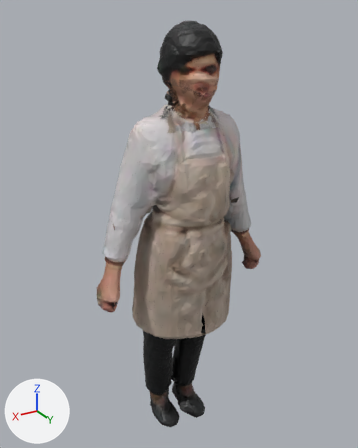
Renders of the glTF model public/models/ma/nhanvat/tp-019.glb from each side of a commit.
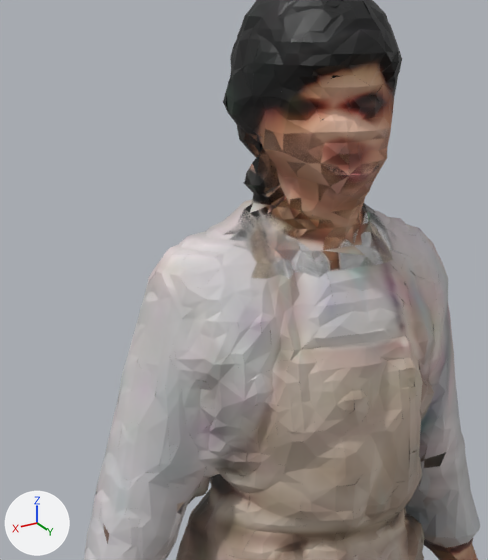
The first picture shows the older version from a 50 mm lens placed at (0.869, 1.415, 1.648), pointed at (-0.01, -0.05, 0.916). The close-ups show the older and then the newer version on the part from 21% to 71% of the width and 7% to 53% of the height of that picture. Only the edits that show in the close-ups are written down. The axes (+X, +Y, +Z) are drawn at lower left. The lights are the same throughout. Vertices at exactly the same position are counted once.

The older version as bpy lines, for what is in view:
```python
me_body = bpy.data.meshes.new('Body')
me_body.from_pydata(...)  # 11679 vertices, 15204 faces; spans x -0.35..0.35, y -0.17..0.17, z 0.0..1.62
# faces by material slot: [14866, 338]
me_body.materials.append(mat_body)  # picture img_texture
me_body.materials.append(mat_face)  # picture img_face
ob_body = bpy.data.objects.new('Body', me_body)
ob_body.location = (0.0, 0.0, 0.0)
```
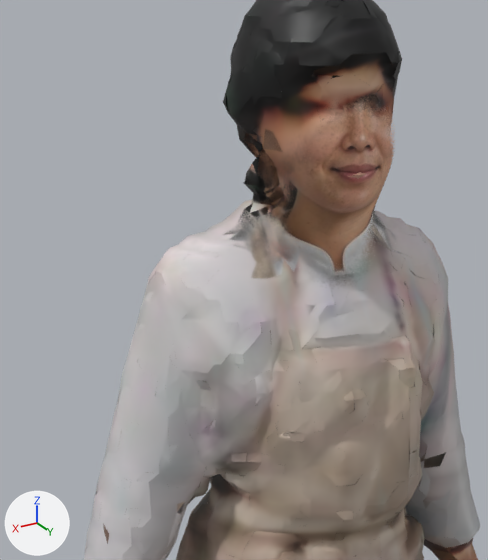
Where the change shows, as pixel boxes (x1, y1, x2, y2) in the close-ups (488 x 560 px):
part 1 of me_body, built on
    before: (251, 122, 393, 279)
    after: (267, 93, 396, 289)

The edits, one by one:
Picture 'mat-2d' (img_mat_2d) is new.
Material 'Face2D' (mat_face2d) is new.
Uses the picture img_mat_2d.
me_body is used by ob_body; location (0.0, 0.0, 0.0).
me_body had 11679 vertices, 15204 faces and spanned x -0.35..0.35, y -0.17..0.17, z 0.0..1.62.
me_body now has 12571 vertices, 16839 faces and spans x -0.35..0.35, y -0.17..0.17, z 0.0..1.62.
me_body part 1: 11 vertices moved within x -0.07..0.06, y 0.08..0.14, z 1.29..1.45; 39 vertices removed from x -0.09..0.09, y 0.07..0.13, z 1.29..1.45; 931 vertices added at x -0.08..0.08, y 0.05..0.14, z 1.28..1.53.
me_body gains material mat_face2d.
